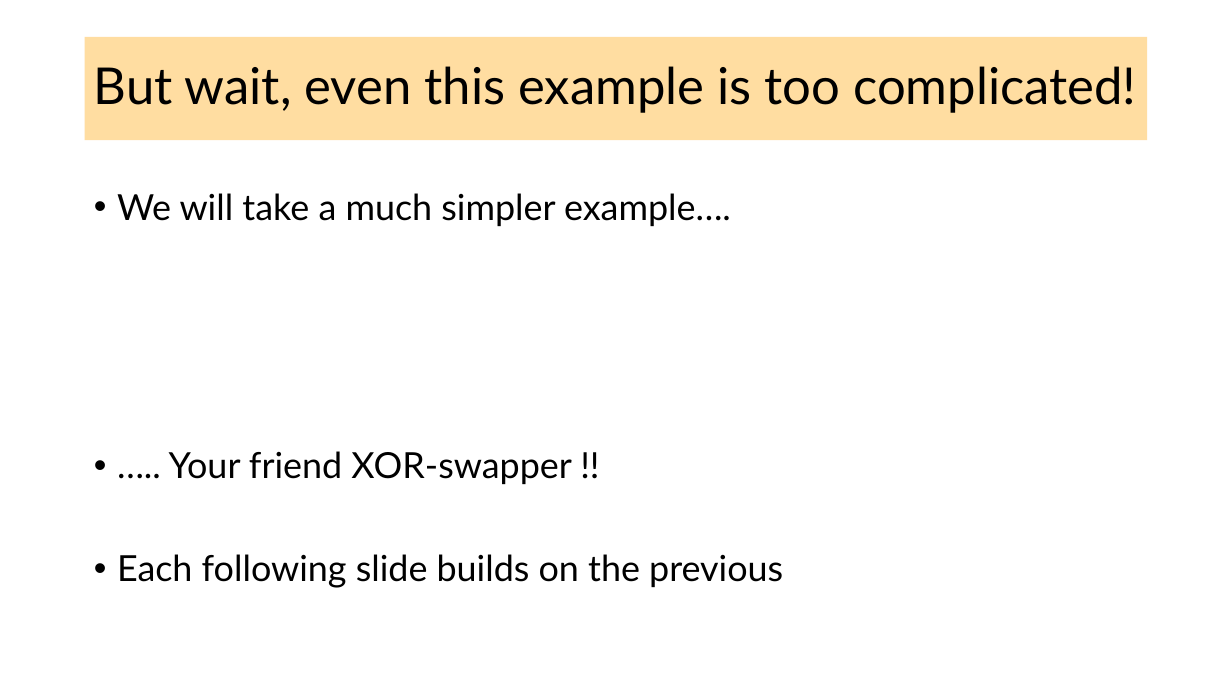
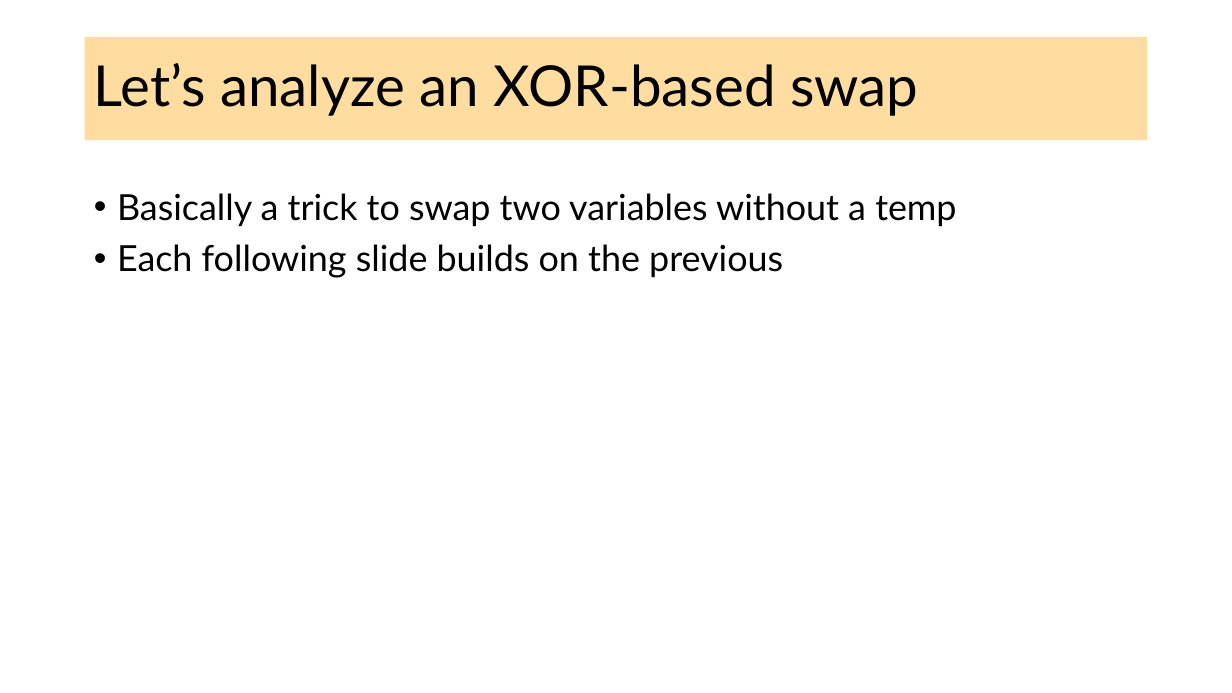
Before and after one commit to ganeshutah/cs6110s22, a slide deck: slide 4 of Lec15/cs6110-Lec14-Hoare-Logic.pptx (slide 5 before the commit). Drawn at 1232x693 pixels with LibreOffice and Linux fonts; fonts in the diff are those of the drawing. Boxes give left, top, right and bottom in pixels: in the first picture for what was removed or moved away, otherwise in the second. Text is boxed around its words. In the diff, an @@ line names an element or a change of style, - is before the commit and + after.

```diff
--- a/Lec15/cs6110-Lec14-Hoare-Logic.pptx
+++ b/Lec15/cs6110-Lec14-Hoare-Logic.pptx
@@ title at [94,63,918,116]: text changed; size 39.6 to 44 pt @@
-But wait, even this example is too complicated!
+Let’s analyze an XOR-based swap
@@ text at [117,193,956,226]: text changed @@
-• We will take a much simpler example….
-• ….. Your friend XOR-swapper !!
+• Basically a trick to swap two variables without a temp
```
Also in this commit, not shown: 5 other slides changed, 16 slides added, 11 slides removed.
